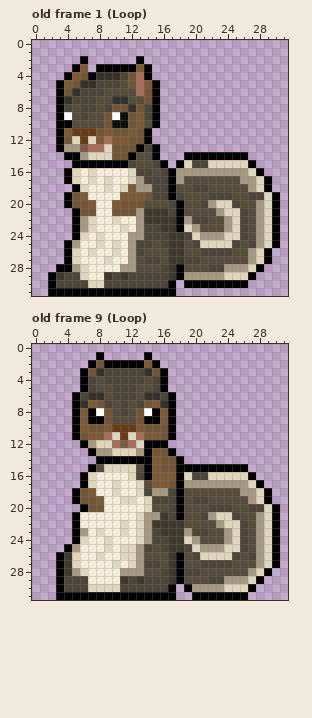
Edited in one commit: pixel-art file (Sprite_Stuff/Aseprite Files/SquirrelSprite.aseprite). The first picture shows the starting point.
32x32 pixels, 36 frames. Colours within 5 levels of each other are drawn and written as one. Shown: old frame 1 (Loop), old frame 9 (Loop). The commit also changed other frames, which this record leaves out.
New version:
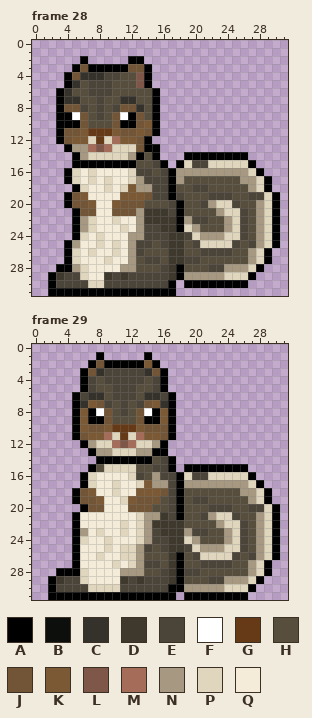
Palette (. is transparent): A #000000  B #0d0f0c  C #35312b  D #3e382d  E #4b4438  F #ffffff  G #663a17  H #574e3d  J #725536  K #7b5934  L #7e5748  M #a56c59  N #a79981  P #e0d6bd  Q #f4ecd9
A new or re-ordered frame is compared with the old frame closest to it.
Edits made:
frames 36 -> 47
Changed rows in their new state; - is an unchanged pixel.
Frame 28 is new; against old frame 1 (Loop), layer "Group 1/Head":
first column x 3:
 2 ---------A---
 3 ---JA----JJ--
 4 --JCC-EEHHL--
 5 .ACHE--H-HLA.
 6 -CHH--E---HH-
 7 --CHHE-H-C-H-
 8 -JJ-HEHE-JCH-
 9 -AFJ-EHJFAJH-
10 --AJ--HJAAJK-
11 -JJK-GGK-JKJA
12 --KK-GPM-K---
13 .A-N-LMPPPJA-
14 -.-----PPNA--
15 ---------A---
Frame 29 is new; against old frame 9 (Loop):
first column x 12:
12 --PN---
13 --NAA.-
14 ---HEA.
15 --HEEA.
16 --HNEE-
17 --KNNE-
18 -KKKJ--
19 KJJJH--
20 JJJ----
first column x 2:
25 --.A-------------------------
26 -..A-------------------------
27 -..A---------------------NPA.
28 --AA-------------------------
29 AD--P------------------------
30 AE--------------AN-----------
31 A----------------A-----------
